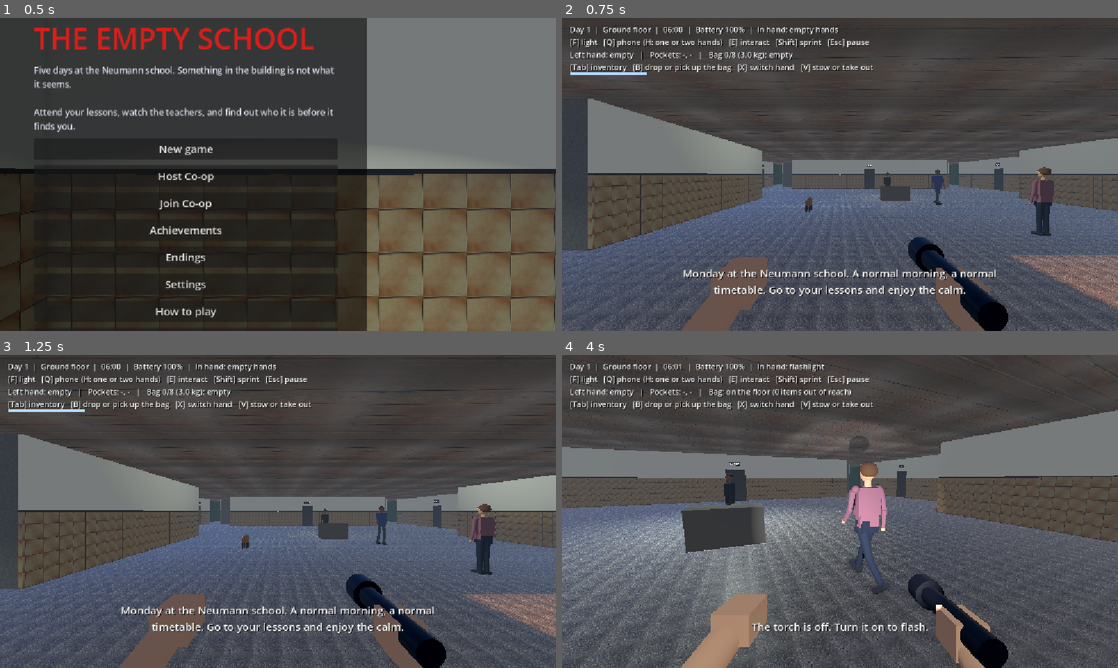
Above: before the commit, frames 1-4 (two rows, left to right).
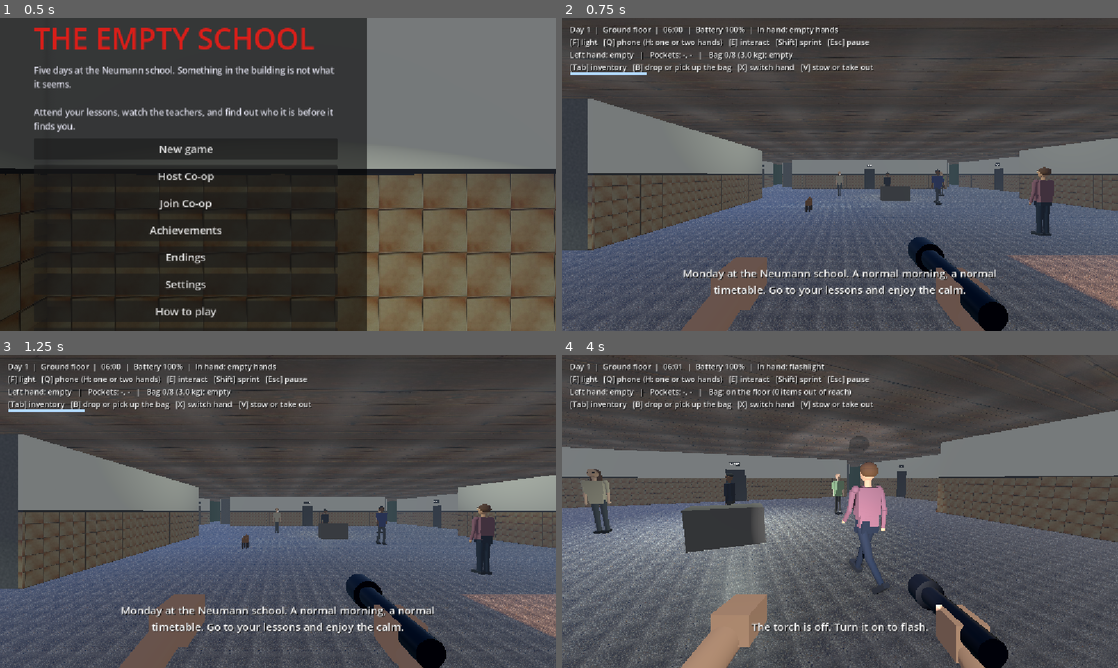
Above: after the commit, the same moments.

Repository: CsPS0/Neumann-Survival-Week
Game: Godot game, scene res://scenes/main.tscn
Two runs of this game, one before a commit and one after it. Both use one fixed random seed, a clock stepped at 60 frames per second and the inputs below.
Inputs (mouse positions are in pixels of both pictures, inside the frame that each line leads up to):
- Up to frame 1 (0.5 s): no input
- Up to frame 2 (0.75 s): click "New game" at 0.5 s
- Up to frame 3 (1.25 s): no input
- Up to frame 4 (4 s): tap Enter at 1.25 s; move the mouse to (867, 511) at 1.27 s; hold B (bag) 1.28-2.03 s; hold W (move_forward) from 1.28 s (still down); move the mouse to (812, 511) at 2.02 s; tap T (flash) at 2.1 s; move the mouse to (851, 505) at 2.77 s; hold F (flashlight) 2.78-3.53 s; move the mouse to (834, 517) at 3.52 s; tap Space (hold_breath) at 3.6 s

Frame 1 is identical in both runs. In frame 2, less than 0.1% of the frame differs, in the area x 49-69%, y 48-57%; in frame 3, less than 0.1%; in frame 4, 0.7%, in the area x 3-51%, y 36-58%.

Commit message:
Named students start the game in the Aula (HORROR-GAME)
On day 1 before the first bell, Dominik and Sophia stand north of the altar facing the entrance instead of walking the corridors. The usual seats and break walking take over from the first lesson.

Diff:
--- a/HORROR-GAME/scripts/crowd.gd
+++ b/HORROR-GAME/scripts/crowd.gd
@@ -32,6 +32,7 @@
 const PARKED := Vector3(0.0, -1000.0, 0.0)
 const NAMED_CHAIRS := [6, 13]   ## Chair indices (front rows first) of the player's class that the named students take.
 const NAMED_WALKERS := [3, 9]   ## Walking slot indices that the named students take in a break.
+const AULA_START := [Vector2(415.0, 410.0), Vector2(500.0, 410.0)]   ## Ground-floor plan pixels: north of the altar, clear of the doors and the patrol line.
 
 var player: Node3D
 var entity: Node3D
@@ -46,7 +47,7 @@
 var seats := {}   ## "floor:label" -> chairs of that classroom ({pos, yaw}), from main's furniture.
 
 var _body_mm := MultiMesh.new()   ## Body, clothes, head and hair in one mesh, animated by the shader.
-var _slots: Array[Dictionary] = []   ## {kind: "seat"|"flow", pos: Vector3, yaw: float, colour: Color, ...}
+var _slots: Array[Dictionary] = []   ## {kind: "seat"|"flow"|"stand", pos: Vector3, yaw: float, colour: Color, ...}
 var _drawn: Array[Dictionary] = []   ## The subset actually drawn this frame (counts read this).
 var _shown := 0
 var _timer := 0.0
@@ -176,7 +177,9 @@
 		elif phase == "break":
 			_build_flow(1.0 - 0.6 * Outbreak.student_rate(campaign.day), hash([campaign.day, band]))   # The ill stay home.
 		elif phase == "pre":
-			_build_flow(0.25, hash([campaign.day, -1]))
+			_build_flow(0.25, hash([campaign.day, -1]), campaign.day != 1)
+			if campaign.day == 1:
+				_build_aula_start()
 	_dirty = true
 	_advance(0.0)
 
@@ -247,7 +250,8 @@
 
 ## Walkers on the corridor polylines of the floors near the player: `density` scales how many (0..1).
 ## Corridors are separate polylines (not one connected network), so each student walks its own line back to front.
-func _build_flow(density: float, seed_value: int) -> void:
+## `named_walk`: false keeps the named students out of the corridors (they stand in the Aula instead).
+func _build_flow(density: float, seed_value: int, named_walk := true) -> void:
 	var budget := int(MAX_CROWD * density)
 	var lines: Array[Dictionary] = []
 	var total := 0.0
@@ -282,10 +286,22 @@
 					"lane": dir * rng.randf_range(0.2, 0.6), "colour": _shirt(rng), "pos": Vector3.ZERO, "yaw": 0.0,
 					"look": fposmod(float(hash([seed_value, _slots.size()])), 997.0) / 997.0}
 			var who: int = NAMED_WALKERS.find(_slots.size())
-			if who >= 0 and who < _named.size():
+			if named_walk and who >= 0 and who < _named.size():
 				slot["who"] = who
 			_slots.append(slot)
 			_moving = true
+
+
+## The start of the game (day 1 before the first bell): the named students wait in the Aula, facing the entrance.
+## The usual schedule (seats, corridors) takes over from the first lesson.
+func _build_aula_start() -> void:
+	var data := FloorData.GROUND
+	var origin: Vector2 = data["origin"]
+	var scale: float = data["scale"]
+	for i in mini(_named.size(), AULA_START.size()):
+		var w: Vector2 = (AULA_START[i] - origin) * scale
+		_slots.append({"kind": "stand", "pos": Vector3(w.x, 0.0, w.y), "yaw": PI, "colour": Color.WHITE,
+				"look": _named[i].look, "who": i})
 
 
 ## Move the walkers, hide those too far from the player or near an awake entity, then redraw.
